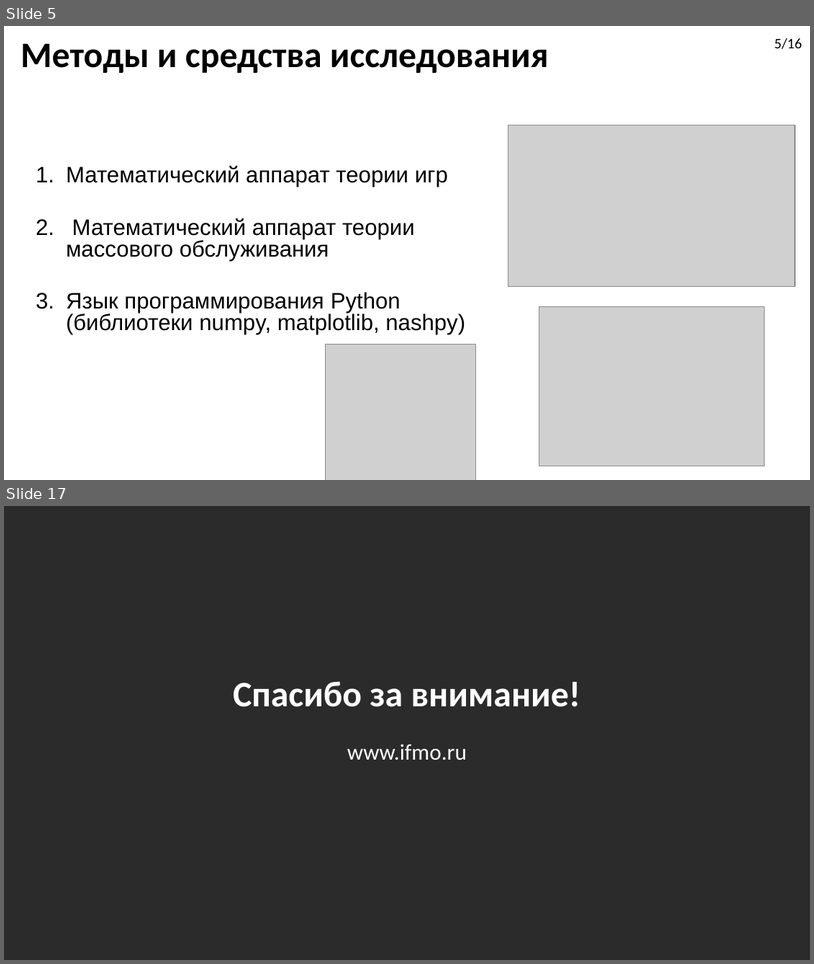
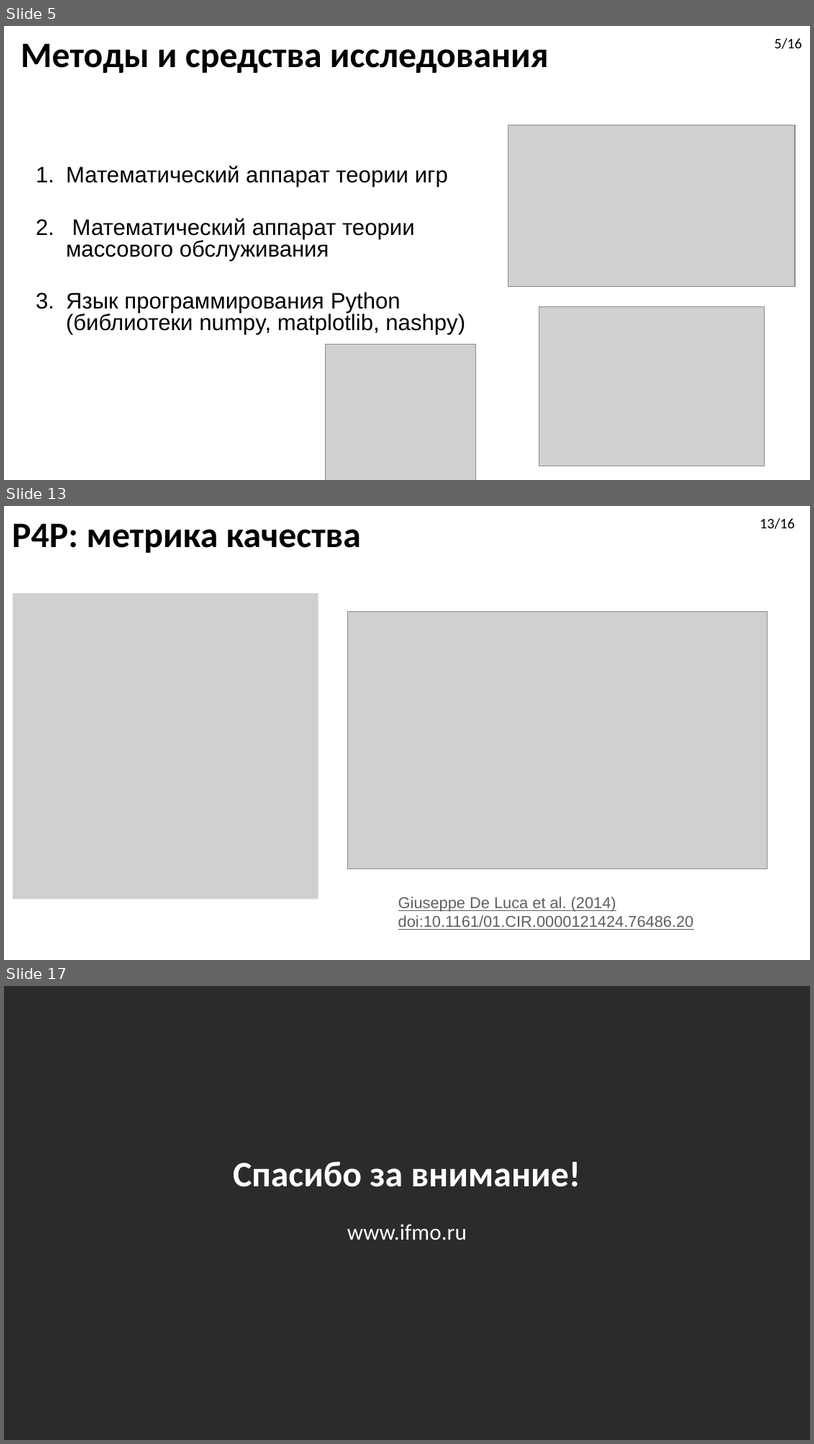
Before and after one commit to DimaStoyanov/Ambulance-Dispatching, a slide deck: Diplom_Presentation.pptx. Shown one above the other, each under a label of ours: slides 5 and 17 before the commit, slides 5, 13 and 17 after it; the slides between them are not shown. The pictures are 814x964 and 814x1444 pixels, drawn with LibreOffice and Linux fonts; fonts in the diff are those of the drawing; grey boxes stand for pictures; background and template pictures are left out; a plain dark background stands for a picture behind light text. Boxes give left, top, right and bottom in pixels: in the first picture for what was removed or moved away, otherwise in the second. Text is boxed around its words. In the diff, an @@ line names an element or a change of style, - is before the commit and + after.

```diff
--- a/Diplom_Presentation.pptx
+++ b/Diplom_Presentation.pptx
@@ slide 13 added at bbox=[4, 506, 810, 960], background picture (left out) @@
@@ title added at bbox=[12, 523, 361, 553], 32 pt, text #000000, bold @@
+P4P: метрика качества
@@ text added at bbox=[760, 518, 795, 529], 13 pt, text #000000 @@
+13/16
@@ picture added at bbox=[13, 593, 319, 898] @@
@@ picture added at bbox=[347, 612, 768, 869] @@
@@ text added at bbox=[399, 896, 694, 929], 14 pt, text #5F5F5F, underline @@
+Giuseppe De Luca et al. (2014) doi:10.1161/01.CIR.0000121424.76486.20
```
Also in this commit, not shown: 7 slides changed, 5 other slides added, 6 slides removed, 5 other files.
